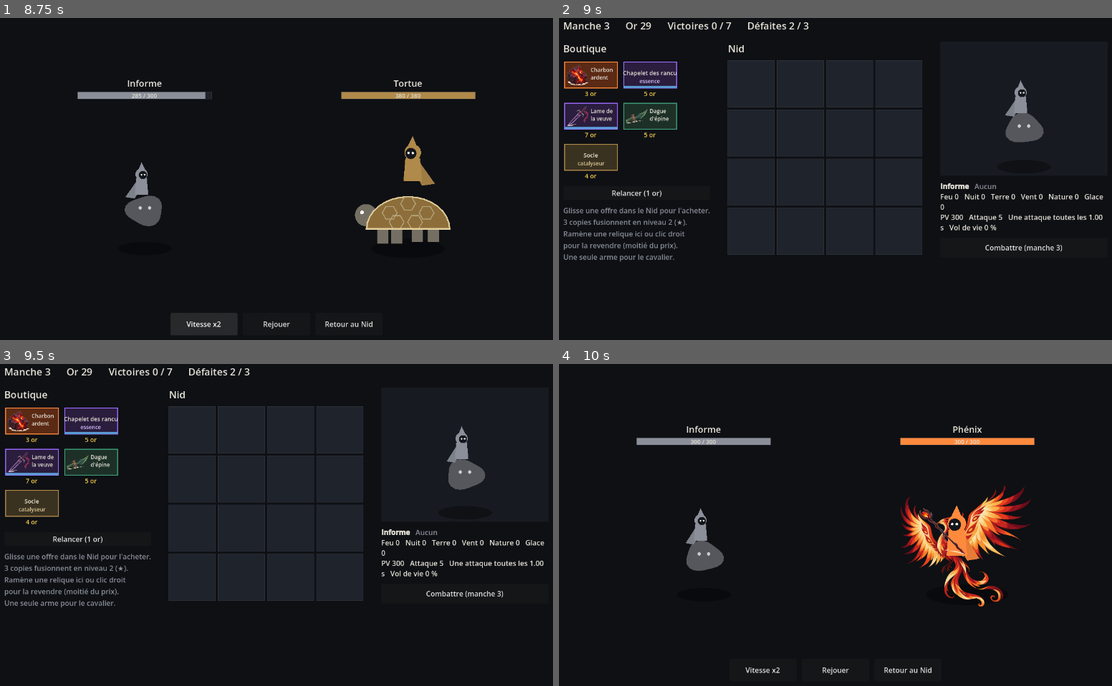
Above: before the commit, frames 1-4 (two rows, left to right).
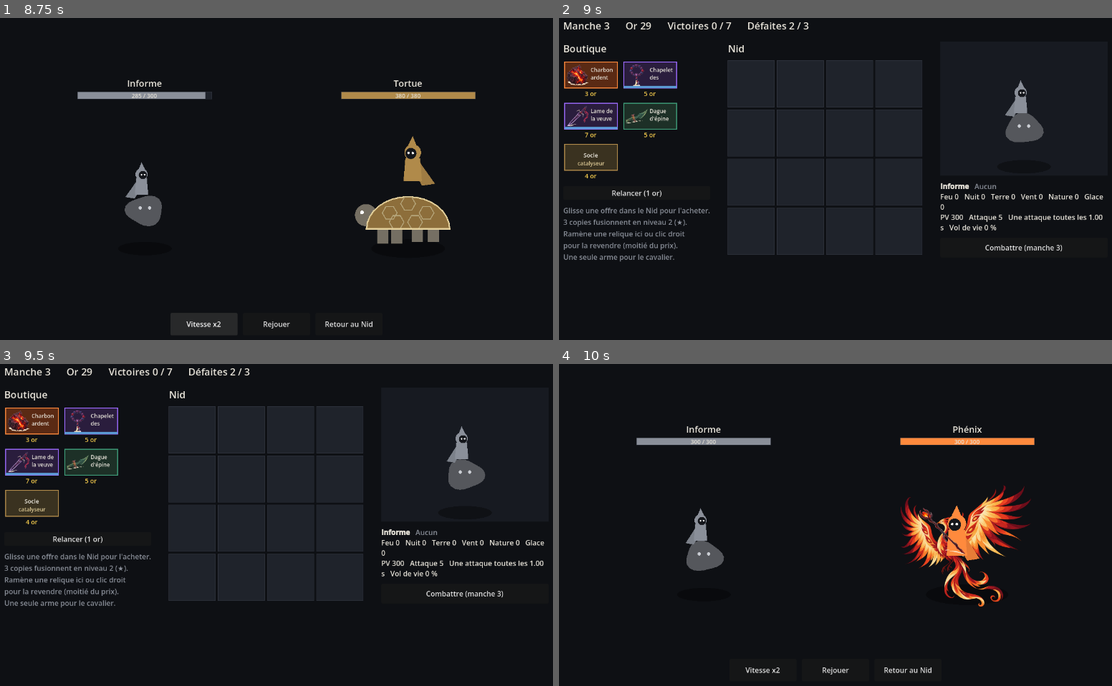
Above: after the commit, the same moments.

Repository: G-Morgane/creatures_battle
Game: Godot game, scene res://main.tscn
The game is run twice, just before and just after one commit, with the same random seed, the same clock (stepped at 60 frames per second) and the same inputs.
Inputs:
- Up to frame 1 (8.75 s): click "Relancer (1 or)" at 0.5 s; click "Combattre (manche 1)" at 1.25 s; click "Rejouer" at 2 s; click "Rejouer" at 2.75 s; click "Rejouer" at 3.5 s; click "Vitesse x2" at 4.25 s; click "Vitesse x1" at 5 s; click "Retour au Nid" at 5.75 s; click "Combattre (manche 2)" at 6.5 s; click "Vitesse x2" at 7.25 s; click "Vitesse x1" at 8 s
- Up to frame 2 (9 s): click "Retour au Nid" at 8.75 s
- Up to frame 3 (9.5 s): no input
- Up to frame 4 (10 s): click "Combattre (manche 3)" at 9.5 s

Frame 1 is identical in both runs. In frame 2, 0.2% of the frame differs, in the area x 11-22%, y 14-22%; in frame 3, 0.2%; in frame 4, nothing differs.

Commit message:
🖼️ Ajoute les icônes du Chapelet des rancunes et de la Serpe de ronces
Co-Authored-By: Claude Opus 5.5 <noreply@anthropic.com>

Diff:
--- a/outils/decouper_icones.gd
+++ b/outils/decouper_icones.gd
@@ -23,7 +23,6 @@
 	"sarbacane":     ["armes_cerf", 40, 50, 548, 270],
 	"dague_epine":   ["armes_cerf", 598, 55, 392, 265],
 	"arc_saule":     ["armes_cerf", 35, 420, 510, 420],
-	"fouet_ronces":  ["armes_cerf", 530, 455, 460, 385],
 	"arc_jardin":    ["armes_cerf", 55, 920, 925, 460],
 	"flocon":        ["objets_loup", 35, 65, 235, 262],
 	"galet":         ["objets_loup", 290, 100, 240, 225],
@@ -69,6 +68,8 @@
 	"lame_veuve":    ["chauvesouris_armes", 60, 475, 440, 390],
 	"faux_festin":   ["chauvesouris_armes", 490, 480, 500, 410],
 	"faux_nuit":     ["chauvesouris_armes", 35, 940, 965, 530],
+	"serpe_ronces":  ["chapelet_serpe", 100, 30, 640, 860],
+	"chapelet":      ["chapelet_serpe", 820, 40, 600, 850],
 }
 
 # Objets de glace blancs et bleu pale, proches du fond creme : tolerance resserree,
@@ -90,6 +91,8 @@
 	"masque": [0.04, 0.08, false],
 	"faux_lunaire": [0.045, 0.09, true],
 	"faux_nuit": [0.03, 0.07, true, 0.08],  # fond enferme entre ruban et manche, grain du papier
+	"serpe_ronces": [0.05, 0.10, true],     # lame vert pale
+	"chapelet": [0.04, 0.08, true, 0.06],   # croc creme, fond enferme dans l'anneau
 }
 
 # Zones de la planche a effacer avant decoupe : morceaux d'un voisin qui deborde.
Binary file added: images/chapelet_serpe.png
Binary file changed: images/controle.png
Binary file added: images/icones/chapelet.png
Binary file removed: images/icones/fouet_ronces.png
Not shown, removed: images/icones/fouet_ronces.png.import
Binary file added: images/icones/serpe_ronces.png
Binary file added: images/lion.png
Not shown, changed: CONCEPTION.md
